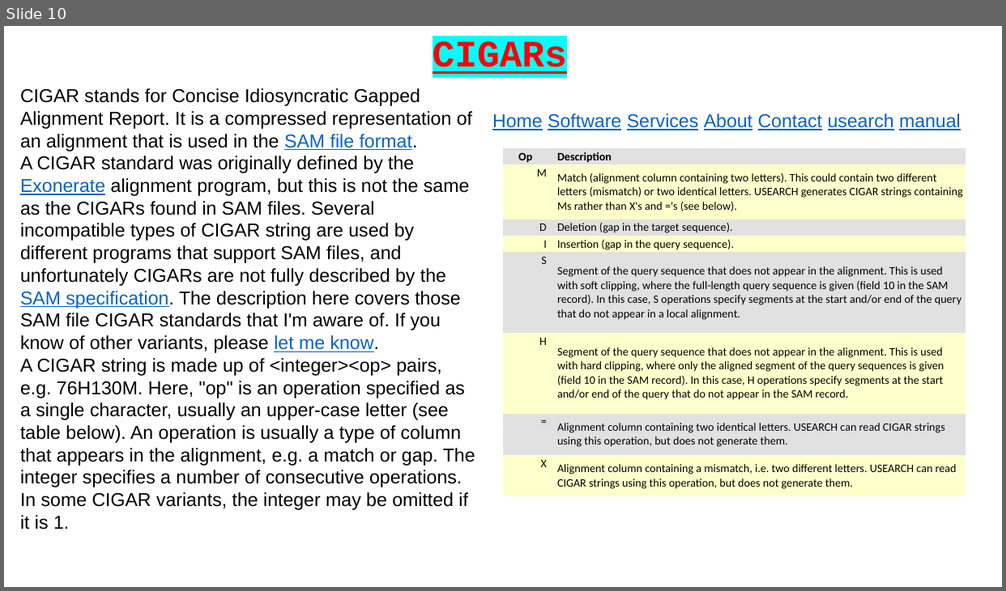
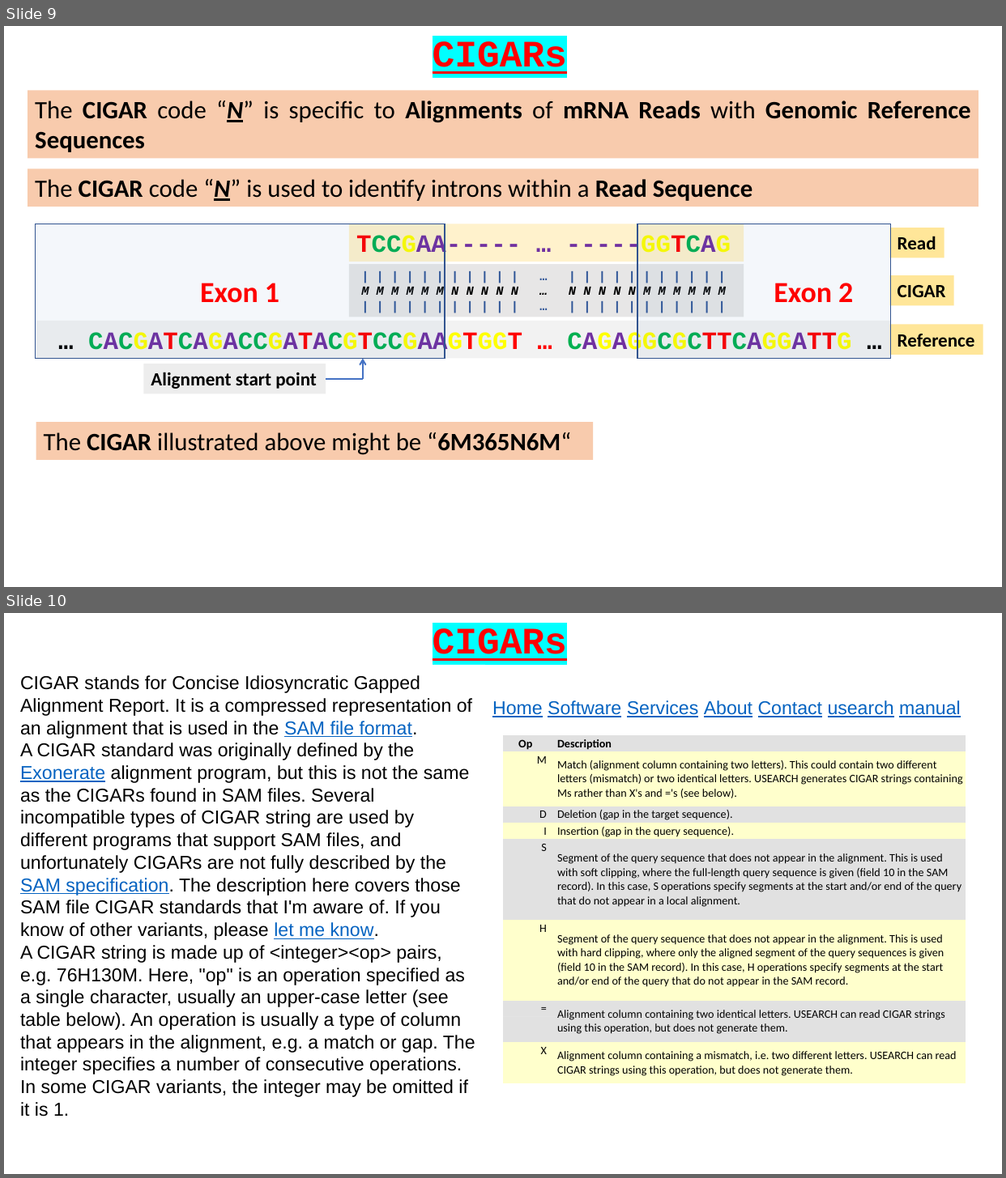
Before and after one commit to BioinformaticsTraining/Introduction-to-Bioinformatics, a slide deck: Flip Presentations/NGS_Intro/02-CIGARS/02-CIGARS.pptx. Shown one above the other, each under a label of ours: slide 10 before the commit, slides 9 and 10 after it. The pictures are 1006x591 and 1006x1178 pixels, drawn with LibreOffice and Linux fonts; fonts in the diff are those of the drawing. Boxes give left, top, right and bottom in pixels: in the first picture for what was removed or moved away, otherwise in the second. Text is boxed around its words. In the diff, an @@ line names an element or a change of style, - is before the commit and + after.

Commit message:
More CIGARs ... just P to go, plus overview
 Changes to be committed:
	modified:   Flip Presentations/NGS_Intro/02-CIGARS/02-CIGARS.pptx

```diff
--- a/Flip Presentations/NGS_Intro/02-CIGARS/02-CIGARS.pptx
+++ b/Flip Presentations/NGS_Intro/02-CIGARS/02-CIGARS.pptx
@@ slide 9 added at [4, 26, 1002, 587], background #FFFFFF @@
@@ text added at [432, 41, 567, 74], 36 pt, text #FF0000, bold, underline @@
+CIGARs
@@ rectangle added at [28, 90, 978, 159], fill #F8CBAD, 24 pt, text #000000, bold @@
+The CIGAR code “N” is specific to Alignments of mRNA Reads with Genomic Reference Sequences
@@ rectangle added at [28, 169, 978, 207], fill #F8CBAD, 24 pt, text #000000 @@
+The CIGAR code “N” is used to identify introns within a Read Sequence
@@ rectangle added at [36, 224, 445, 358], fill #2E75B6 at 5% opacity, outline #325491 1 pt, 28 pt, text #FF0000, bold @@
+Exon 1
@@ rectangle added at [349, 224, 744, 261], fill #FFF2CC, 24 pt, text #7030A0, bold @@
+TCCGAA----- … -----GGTCAG
@@ rectangle added at [637, 224, 890, 358], fill #2E75B6 at 5% opacity, outline #325491 1 pt, 28 pt, text #FF0000, bold @@
+Exon 2
@@ rectangle added at [890, 228, 945, 258], fill #FFE699, 18 pt, text #000000, bold @@
+Read
@@ rectangle added at [349, 264, 744, 318], fill #E7E6E6, 12 pt, text #2F5597, bold @@
+| | | | | | | | | | | … | | | | | | | | | | |
+M M M M M M N N N N N … N N N N N M M M M M M
+| | | | | | | | | | | … | | | | | | | | | | |
@@ rectangle added at [890, 276, 955, 306], fill #FFE699, 18 pt, text #000000, bold @@
+CIGAR
@@ rectangle added at [36, 321, 891, 358], fill #F2F2F2, 24 pt, text #FFFF00, bold @@
+… CACGATCAGACCGATACGTCCGAAGTGGT … CAGAGGCGCTTCAGGATTG …
@@ rectangle added at [890, 325, 984, 355], fill #FFE699, 18 pt, text #000000, bold @@
+Reference
@@ rectangle added at [143, 365, 325, 395], fill #EDEDED, 18 pt, text #000000, bold @@
+Alignment start point
@@ arrow added from (363, 379) to (363, 358), #4472C4 1.5 pt @@
@@ line added from (326, 379) to (363, 379), #4472C4 1.5 pt @@
@@ rectangle added at [36, 422, 593, 459], fill #F8CBAD, 24 pt, text #000000 @@
+The CIGAR illustrated above might be “6M365N6M“
```
Also in this commit, not shown: 6 slides changed, 1 slide removed.
